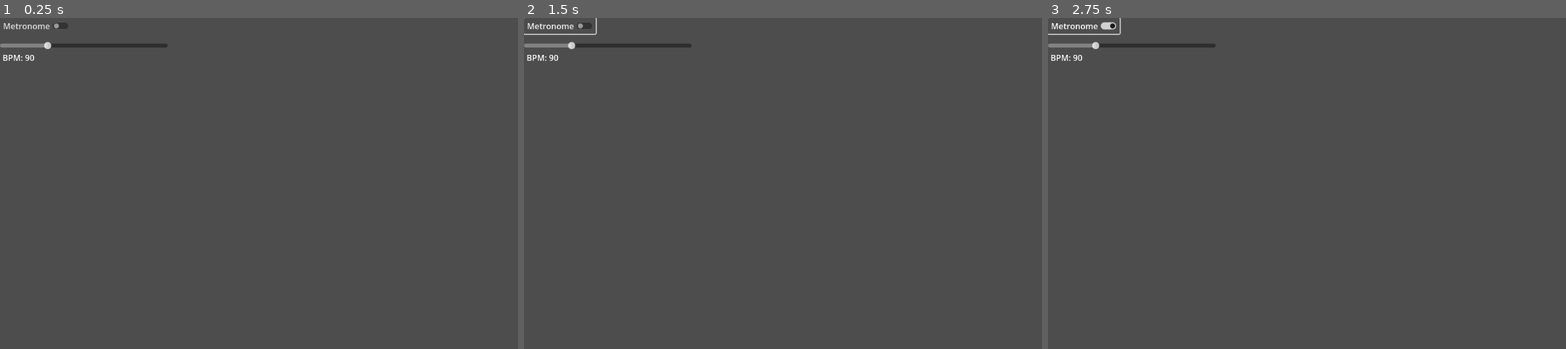
Above: before the commit, frames 1-3 (left to right).
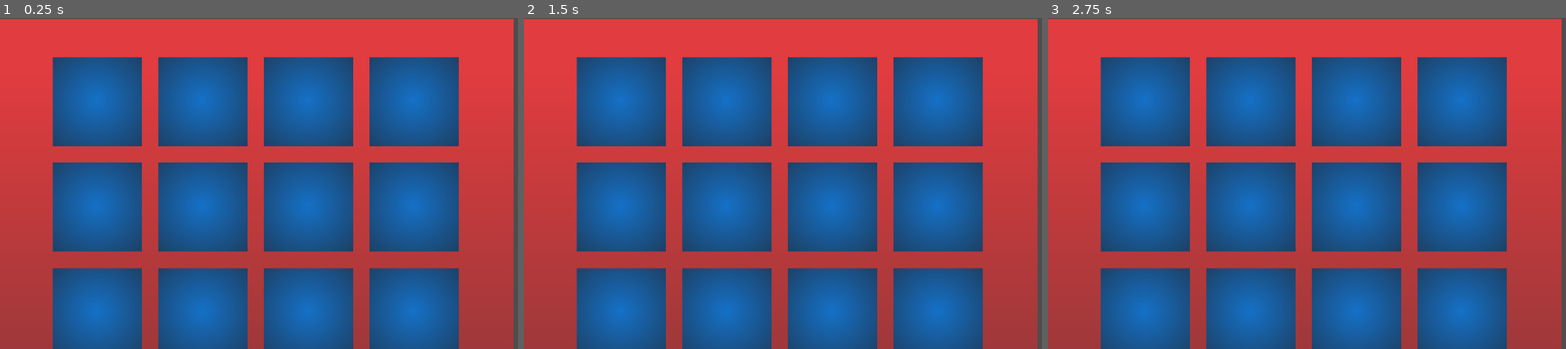
Above: after the commit, the same moments.

Repository: avery-gallant/hci-group-project
Game: Godot game, scene res://scenes/station.tscn
Same seed, same stepped clock (60 frames per second), same inputs: the game is played once before the commit and once after it. Before the commit the project starts from res://scenes/metronome.tscn.
Inputs (mouse positions are in pixels of both pictures, inside the frame that each line leads up to):
- Up to frame 1 (0.25 s): no input
- Up to frame 2 (1.5 s): click (560, 24) at 0.5 s, where only the run before the commit has a clickable "Metronome"; click (560, 24) at 1.25 s, where only the run before the commit has a clickable "Metronome"
- Up to frame 3 (2.75 s): click (1084, 24) at 2 s, where only the run before the commit has a clickable "Metronome"

The runs differ from the first frame. In frame 1, 99% of the frame differs, in the area x 0-100%, y 0-100%; in frame 2, 99%; in frame 3, 99%.

Commit message:
added metronome to scene

Diff:
--- a/Hci project/project.godot
+++ b/Hci project/project.godot
@@ -11,6 +11,6 @@
 [application]
 
 config/name="Hci project"
-run/main_scene="res://scenes/metronome.tscn"
+run/main_scene="res://scenes/station.tscn"
 config/features=PackedStringArray("4.2", "Forward Plus")
 config/icon="res://icon.svg"
--- a/Hci project/scenes/metronome.tscn
+++ b/Hci project/scenes/metronome.tscn
@@ -2,8 +2,8 @@
 
 [ext_resource type="Script" path="res://scripts/metronome.gd" id="1_da4oh"]
 [ext_resource type="Script" path="res://scripts/h_slider.gd" id="2_iyw8x"]
-[ext_resource type="AudioStream" uid="uid://xs45ru03w8ld" path="res://souds/snd_splat_ch1.wav" id="3_1rlvp"]
-[ext_resource type="AudioStream" uid="uid://jun6533uxjar" path="res://souds/snd_lancerhonk_ch1.wav" id="4_pfsj0"]
+[ext_resource type="AudioStream" uid="uid://b2udi3m5qdb0f" path="res://souds/carpet.wav" id="3_sxppf"]
+[ext_resource type="AudioStream" uid="uid://4j727pihlt46" path="res://souds/check it out.wav" id="3_uidu5"]
 
 [node name="metronome" type="Node2D"]
 script = ExtResource("1_da4oh")
@@ -34,10 +34,10 @@
 [node name="Timer" type="Timer" parent="."]
 
 [node name="sound1" type="AudioStreamPlayer2D" parent="."]
-stream = ExtResource("3_1rlvp")
+stream = ExtResource("3_uidu5")
 
 [node name="sound2" type="AudioStreamPlayer2D" parent="."]
-stream = ExtResource("4_pfsj0")
+stream = ExtResource("3_sxppf")
 
 [connection signal="toggled" from="toggleMetronome" to="." method="_on_toggle_metronome_toggled"]
 [connection signal="drag_ended" from="bpmSlider" to="." method="_on_h_slider_drag_ended"]
--- a/Hci project/scenes/station.tscn
+++ b/Hci project/scenes/station.tscn
@@ -3,7 +3,7 @@
 [ext_resource type="Texture2D" uid="uid://c3pochkd1tv15" path="res://texture/background.png" id="1_ya6gq"]
 [ext_resource type="Texture2D" uid="uid://ufpyrsd51ibc" path="res://texture/button_still.jpg" id="2_4qrrj"]
 [ext_resource type="Texture2D" uid="uid://def1fhisuegrr" path="res://texture/button_pressed.jpg" id="3_23mle"]
-[ext_resource type="Script" path="res://scripts/h_slider.gd" id="4_o7tu5"]
+[ext_resource type="PackedScene" uid="uid://lhgkadjaplcf" path="res://scenes/metronome.tscn" id="5_8ahy3"]
 [ext_resource type="Texture2D" uid="uid://ddyup8d3jy758" path="res://texture/Screenshot 2024-11-02 173809.png" id="5_kq2bn"]
 
 [sub_resource type="RectangleShape2D" id="RectangleShape2D_7a8xa"]
@@ -94,34 +94,12 @@
 texture_normal = ExtResource("2_4qrrj")
 texture_pressed = ExtResource("3_23mle")
 
-[node name="CheckButton" type="CheckButton" parent="."]
-offset_left = 21.0
-offset_top = 701.0
-offset_right = 161.0
-offset_bottom = 732.0
-text = "Metronome"
-
-[node name="HSlider" type="HSlider" parent="."]
-offset_left = 26.0
-offset_top = 732.0
-offset_right = 353.0
-offset_bottom = 771.0
-min_value = 70.0
-max_value = 200.0
-value = 90.0
-script = ExtResource("4_o7tu5")
-
-[node name="Label" type="Label" parent="HSlider"]
-layout_mode = 0
-offset_left = 5.0
-offset_top = 31.0
-offset_right = 100.0
-offset_bottom = 77.0
-text = "BPM : 90"
-
 [node name="Button" type="Button" parent="."]
 offset_left = 446.0
 offset_top = 698.0
 offset_right = 547.0
 offset_bottom = 766.0
 icon = ExtResource("5_kq2bn")
+
+[node name="metronome" parent="." instance=ExtResource("5_8ahy3")]
+position = Vector2(0, 700)
Not shown, added: Hci project/souds/carpet.wav.import
Not shown, added: Hci project/souds/check it out.wav.import
Not shown, added: Hci project/souds/house like.wav.import
Not shown, added: Hci project/souds/house.wav.import
Not shown, added: Hci project/souds/i'm in the.wav.import
Not shown, added: Hci project/souds/carpet.wav
Not shown, added: Hci project/souds/check it out.wav
Not shown, added: Hci project/souds/house like.wav
Not shown, added: Hci project/souds/house.wav
Not shown, added: Hci project/souds/i'm in the.wav
